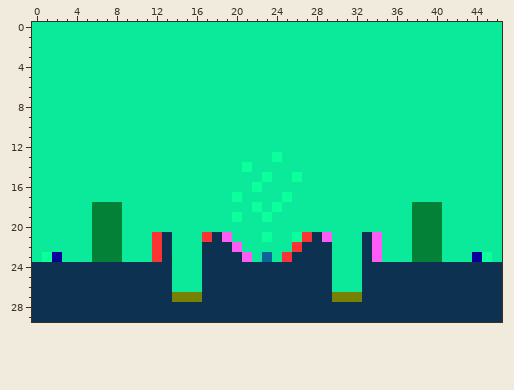
One commit to this pixel-art sprite: res/lvls/2.png. This is how it looked before the edit.
The file is 47x30 pixels.
New version:
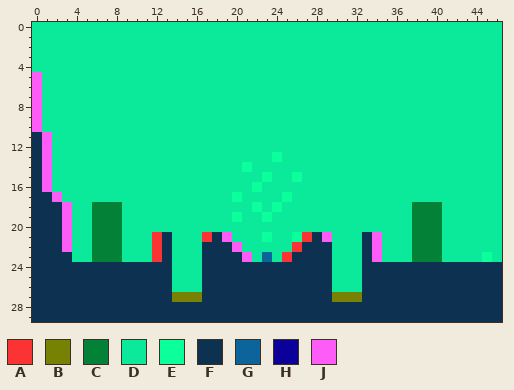
Palette (. is transparent): A #fb3333  B #778104  C #038136  D #0bea9a  E #0bff9a  F #0d3251  G #0b649a  H #0b009a  J #fd5cf6
Difference:
The author changed colour H to colour D in row 23 at x 44.
The author changed colour D to colour F in rows 11 to 16 at x 0; in row 17 at x 0 to 1; in rows 18 to 22 at x 0 to 2; in row 23 at x 0 and 3.
The author changed colour E to colour F in row 23 at x 1.
The author changed colour H to colour F in row 23 at x 2.
The author changed colour D to colour J in rows 5 to 10 at x 0; in rows 11 to 16 at x 1; in row 17 at x 2; in rows 18 to 22 at x 3.
Changed places in both pictures, as pixel boxes (x1, y1, x2, y2):
changed: (32, 72, 72, 262)
changed: (472, 252, 482, 262)
